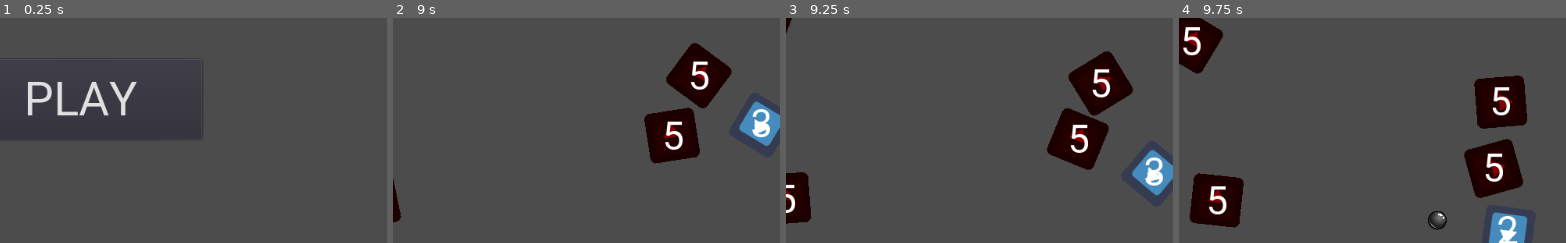
Above: before the commit, frames 1-4 (left to right).
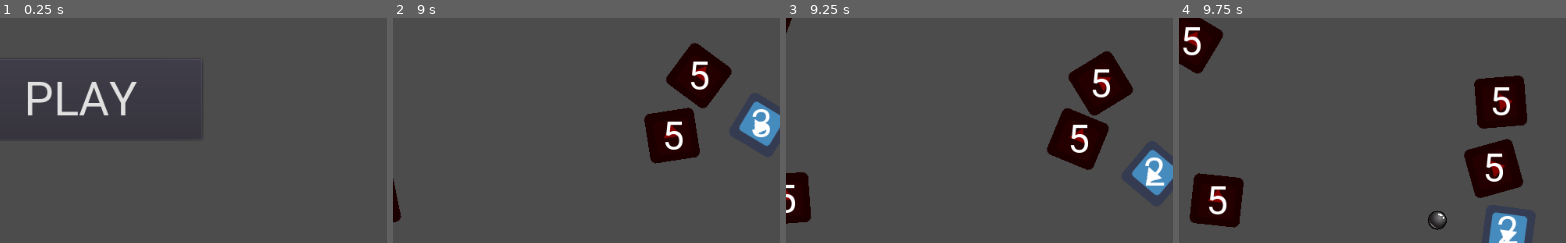
Above: after the commit, the same moments.

Repository: confusedswede/TopdownShooterGame
Game: Godot game, scene res://Scenes/main_menu.tscn
Same seed, same stepped clock (60 frames per second), same inputs: the game is played once before the commit and once after it. The engine's default icon, where the game draws it, is replaced by a stand-in: a white triangle on a blue panel in a dark square.
Inputs (mouse positions are % of the whole screen's width and height, from its top left):
- Up to frame 1 (0.25 s): no input
- Up to frame 2 (9 s): click "PLAY" at 0.5 s; tap Enter at 1.25 s; move the mouse to (74, 47) at 1.27 s; hold Right (ui_right) 1.28-2.03 s; click (74, 47) at 1.35 s; move the mouse to (31, 57) at 2.02 s; hold Down (ui_down) 2.03-2.78 s; click (31, 57) at 2.1 s; move the mouse to (62, 29) at 2.77 s; hold Right (ui_right) 2.78-3.53 s; click (62, 29) at 2.85 s; move the mouse to (46, 73) at 3.52 s; hold Up (ui_up) 3.53-4.28 s; click (46, 73) at 3.6 s; move the mouse to (83, 67) at 4.27 s; hold Left (ui_left) 4.28-5.78 s; click (83, 67) at 4.35 s; move the mouse to (21, 36) at 5.02 s; click (21, 36) at 5.1 s; move the mouse to (57, 52) at 5.77 s; hold Down (ui_down) 5.78-6.53 s; click (57, 52) at 5.85 s; move the mouse to (36, 26) at 6.52 s; hold Right (ui_right) 6.53-7.28 s; click (36, 26) at 6.6 s; move the mouse to (74, 47) at 7.27 s; hold Up (ui_up) 7.28-8.03 s; click (74, 47) at 7.35 s; move the mouse to (31, 57) at 8.02 s; hold Right (ui_right) 8.03-8.78 s; click (31, 57) at 8.1 s; move the mouse to (62, 29) at 8.77 s; hold Down (ui_down) from 8.78 s (still down); click (62, 29) at 8.85 s
- Up to frame 3 (9.25 s): keep holding Down (ui_down)
- Up to frame 4 (9.75 s): move the mouse to (46, 73) at 9.52 s; release Down (ui_down) at 9.53 s; hold Left (ui_left) from 9.53 s (still down); click (46, 73) at 9.6 s
The pictures show only the part of the screen within x 41-91%, y 34-84%; the shares and areas given below are measured in that part.

Frames 1-2 are identical in both runs. In frame 3, 0.2% of the frame differs, in the area x 92-98%, y 62-75%; in frame 4, nothing differs.

Commit message:
enemy attack

Diff:
--- a/Top down shooter/Scripts/enemy.gd
+++ b/Top down shooter/Scripts/enemy.gd
@@ -32,17 +32,22 @@
 		queue_free()
 		player.player_score += 5
 
+
 func on_bullet_hit(area):
 	if (area.is_in_group("bullet")):
 		health -= 1
 
 
 func on_timeout_complete():
-	can_attack = true
+    can_attack = true
+    attack()
+
+func attack():
+    if (can_attack):
+        player.health -= 1
+        can_attack = false
 
 func _on_enemy_atk_area_entered(area):
-	if (area.get_name() == "HB"):
-		if (can_attack):
-			player.health -= 1
-			can_attack = false
-			timer.start()
+    if (area.get_name() == "HB"):
+        attack()
+        timer.start()
